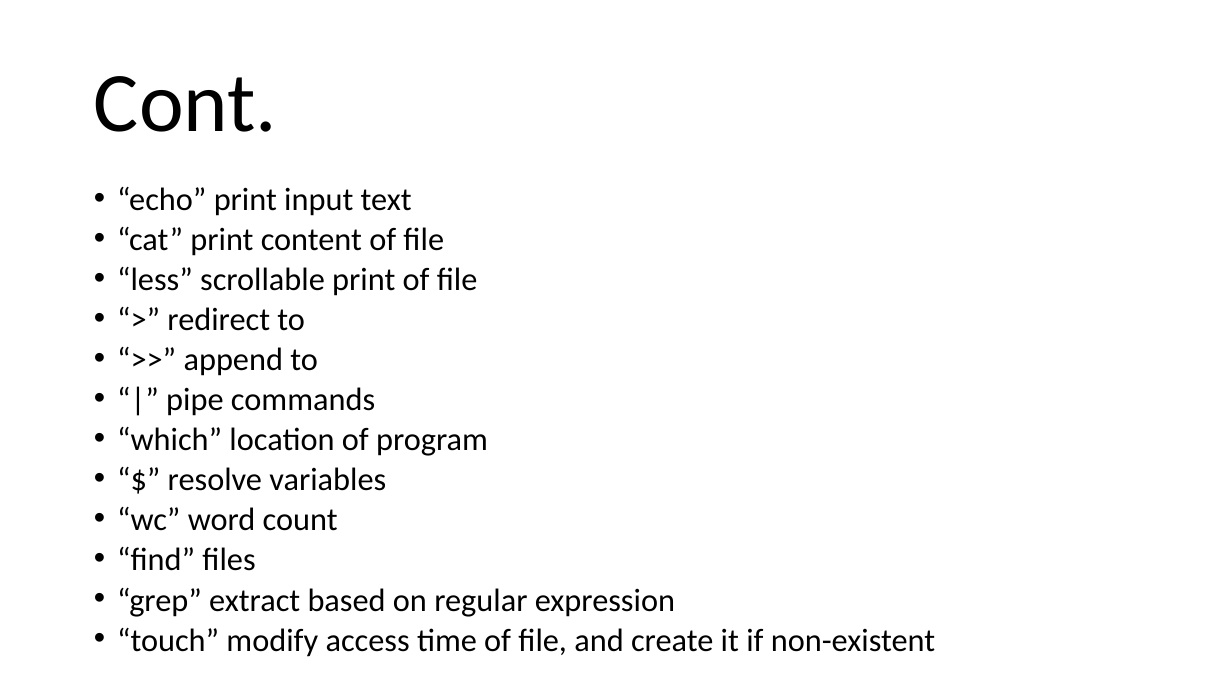
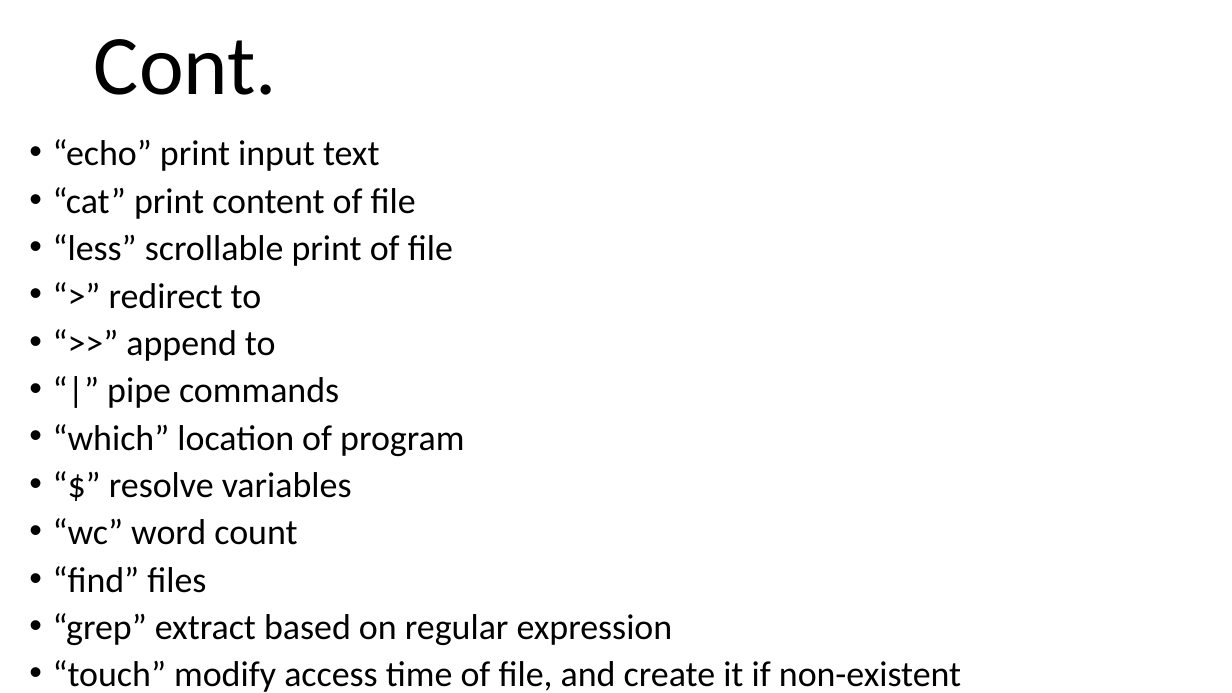
Before and after one commit to arcuri82/web_development_and_api_design, a slide deck: slide 9 of docs/slides/lesson_02.pptx. Drawn at 1232x693 pixels with LibreOffice and Linux fonts; fonts in the diff are those of the drawing. Boxes give left, top, right and bottom in pixels: in the first picture for what was removed or moved away, otherwise in the second. Text is boxed around its words. In the diff, an @@ line names an element or a change of style, - is before the commit and + after.

```diff
--- a/docs/slides/lesson_02.pptx
+++ b/docs/slides/lesson_02.pptx
@@ title "Cont.": place and size @@
-title "Cont." at [94,76,277,132]
+title "Cont." at [94,39,277,95]
@@ text "“echo” print input text": place and size @@
-text "“echo” print input text" at [117,187,935,657]
+text "“echo” print input text" at [53,139,961,692]
@@ text "“echo” print input text" at [53,139,961,692]: size 25.2 to 28 pt; line spacing 0.7 to 0.8 @@
```
Also in this commit, not shown: 5 other slides changed, 2 slides added.
